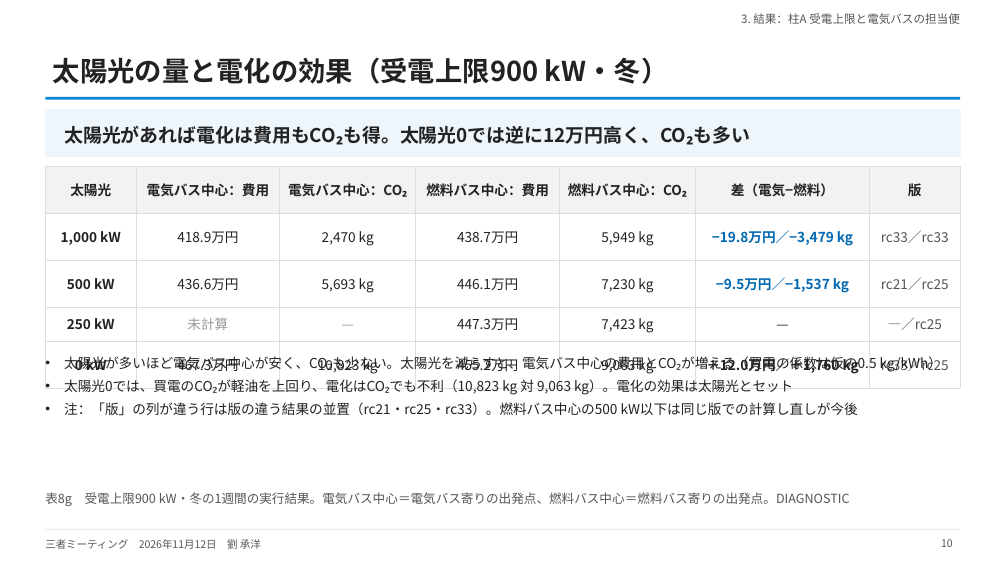
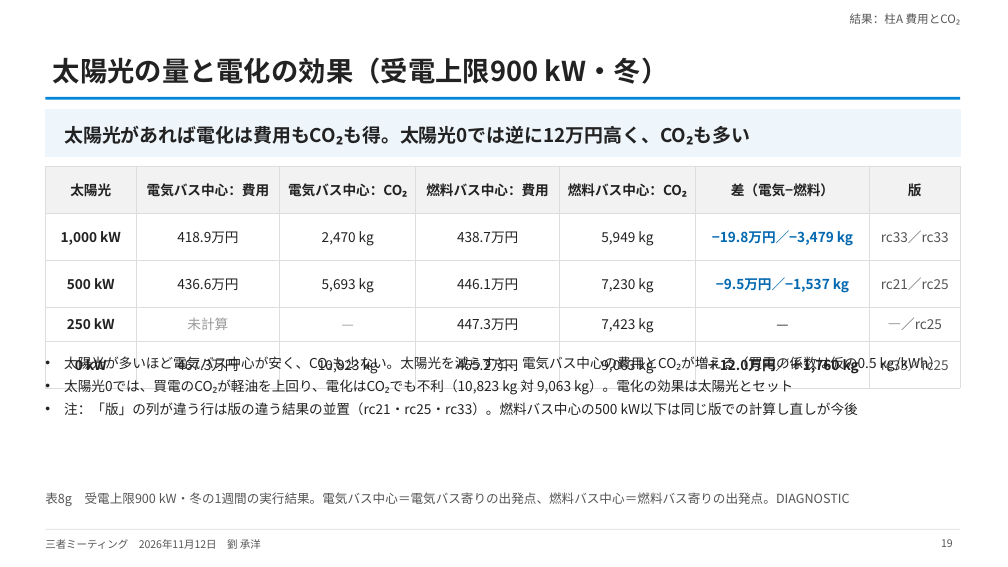
Before and after one commit to CYLIU2003/master-course, a slide deck: slide 19 of outcome/2026-11-12_three_party/three_party_20261112.pptx (slide 10 before the commit). Drawn at 1008x567 pixels with LibreOffice and Linux fonts; fonts in the diff are those of the drawing. Boxes give left, top, right and bottom in pixels: in the first picture for what was removed or moved away, otherwise in the second. Text is boxed around its words. In the diff, an @@ line names an element or a change of style, - is before the commit and + after.

```diff
--- a/outcome/2026-11-12_three_party/three_party_20261112.pptx
+++ b/outcome/2026-11-12_three_party/three_party_20261112.pptx
@@ text at <box>850,13,960,25</box>: text changed @@
-3. 結果：柱A 受電上限と電気バスの担当便
+結果：柱A 費用とCO₂
```
Also in this commit, not shown: 23 other slides changed, 1 other file.
